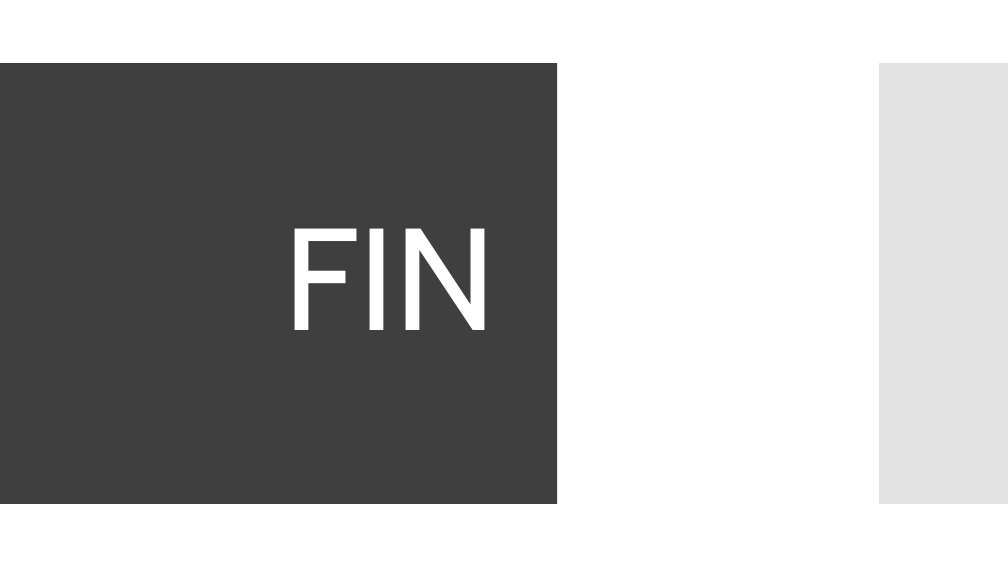
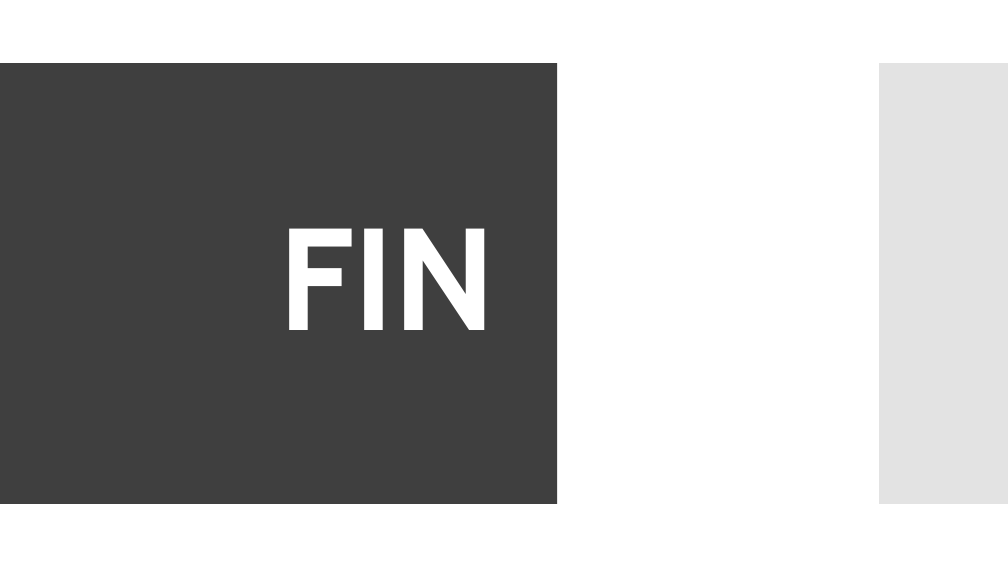
Before and after one commit to Juanfragar/Fiabilidad-y-gestion-de-riesgos, a slide deck: slide 15 of Práctica 3/PRESENTACION.pptx. Drawn at 1008x567 pixels with LibreOffice and Linux fonts; fonts in the diff are those of the drawing. Boxes give left, top, right and bottom in pixels: in the first picture for what was removed or moved away, otherwise in the second. Text is boxed around its words. In the diff, an @@ line names an element or a change of style, - is before the commit and + after.

```diff
--- a/Práctica 3/PRESENTACION.pptx
+++ b/Práctica 3/PRESENTACION.pptx
@@ title "FIN" at [279, 228, 496, 330]: bold on @@
```
Also in this commit, not shown: 13 other slides changed, 2 other files.
